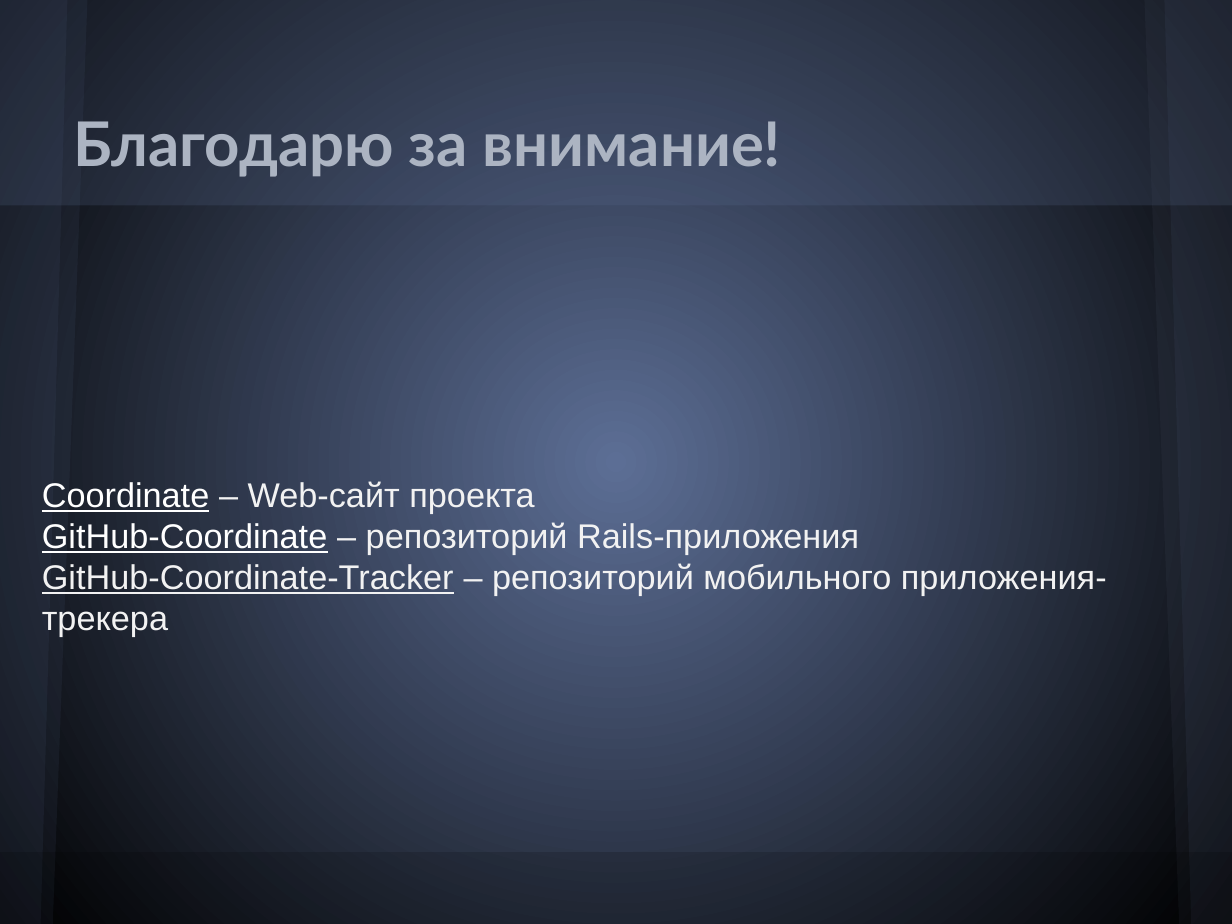
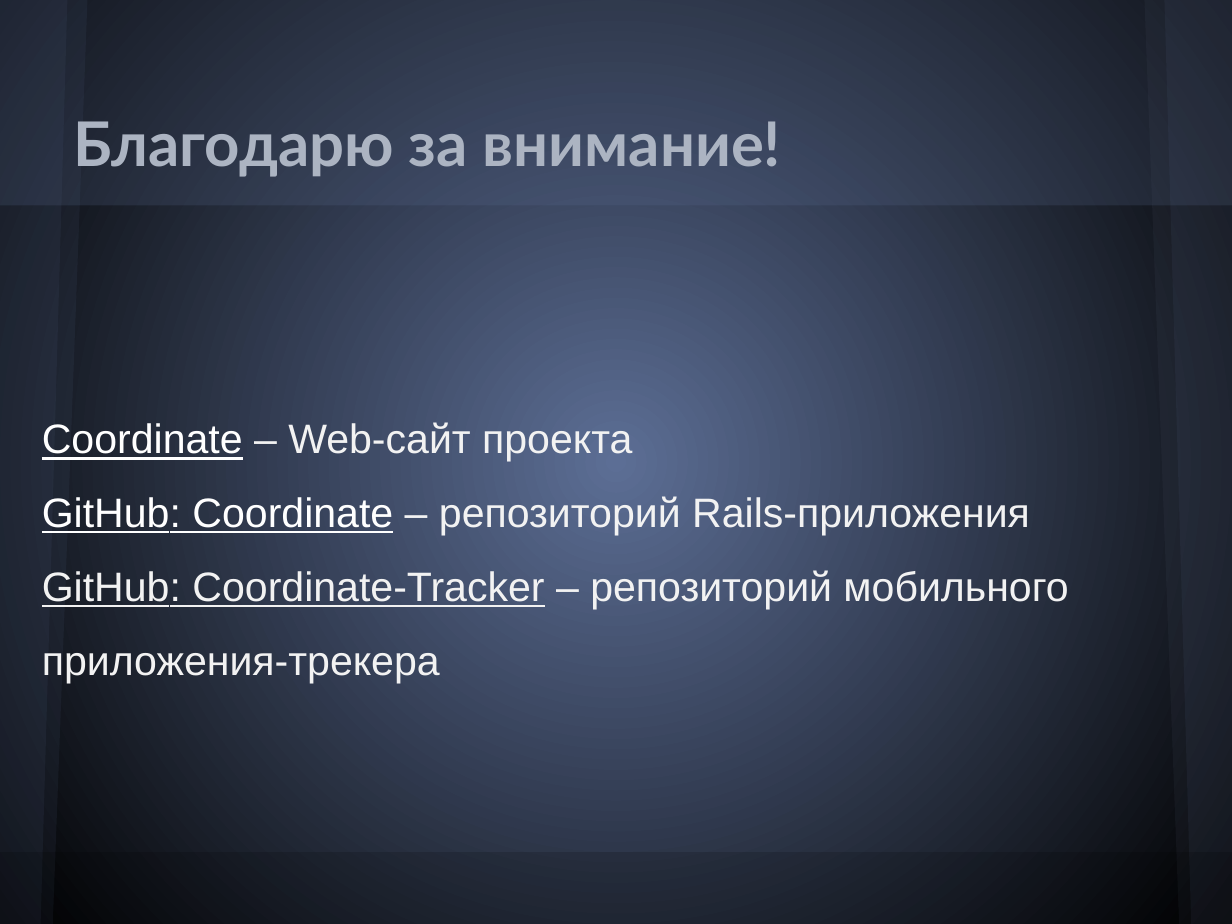
Before and after one commit to Melancholic/Coordinate-reports, a slide deck: slide 16 of Презентация.pptx (slide 15 before the commit). Drawn at 1232x924 pixels with LibreOffice and Linux fonts; fonts in the diff are those of the drawing. Boxes give left, top, right and bottom in pixels: in the first picture for what was removed or moved away, otherwise in the second. Text is boxed around its words. In the diff, an @@ line names an element or a change of style, - is before the commit and + after.

```diff
--- a/Презентация.pptx
+++ b/Презентация.pptx
@@ text "Coordinate – Web-сайт проекта": place and size @@
-text "Coordinate – Web-сайт проекта" at [42,481,1107,636]
+text "Coordinate – Web-сайт проекта" at [42,422,1068,684]
@@ text at [42,422,632,462]: size 20 to 24 pt in "Coordinate – Web-сайт проекта"; line spacing 1 to 1.5 @@
@@ text at [42,495,1068,684]: text changed; size 20 to 24 pt @@
-GitHub-Coordinate – репозиторий Rails-приложения
-GitHub-Coordinate-Tracker – репозиторий мобильного приложения-трекера
+GitHub: Coordinate – репозиторий Rails-приложения
+GitHub: Coordinate-Tracker – репозиторий мобильного приложения-трекера
```
Also in this commit, not shown: 6 other slides changed, 3 slides added, 2 slides removed, 1 other file.
